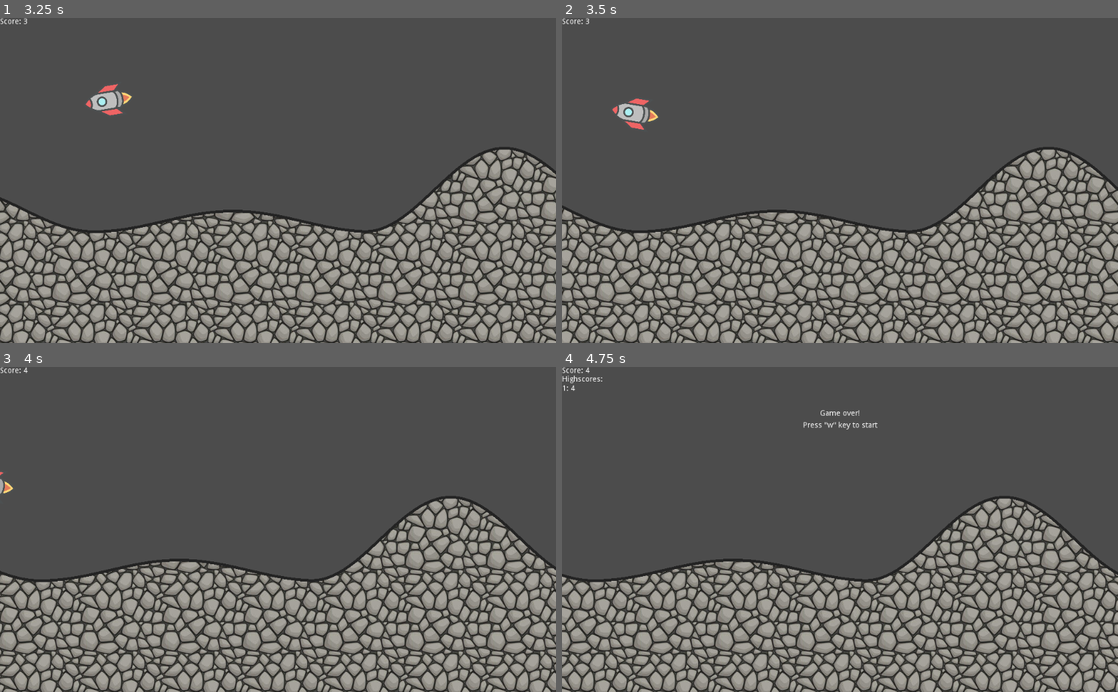
Above: before the commit, frames 1-4 (two rows, left to right).
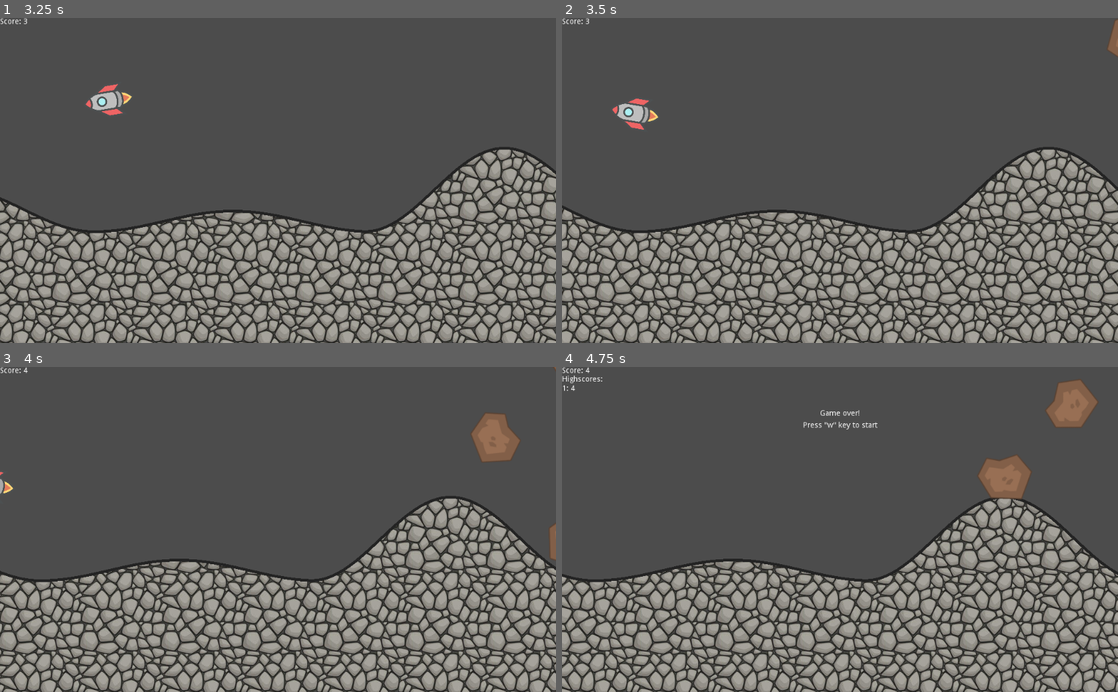
Above: after the commit, the same moments.

Repository: marcmos/space-shooter
Game: Godot game, scene res://Game.tscn
Same seed, same stepped clock (60 frames per second), same inputs: the game is played once before the commit and once after it.
Inputs:
- Up to frame 1 (3.25 s): tap W (up) at 0.5 s; hold D (right) 0.53-1.28 s; hold Space (shoot) 0.53-1.28 s; hold A (left) 1.28-2.03 s; tap Space (shoot) at 1.35, 2.85 s; hold D (right) 2.03-2.78 s; hold Space (shoot) 2.03-2.78 s; hold W (up) from 2.78 s (still down)
- Up to frame 2 (3.5 s): keep holding W (up)
- Up to frame 3 (4 s): release W (up) at 3.53 s; hold A (left) from 3.53 s (still down); hold Space (shoot) from 3.53 s (still down)
- Up to frame 4 (4.75 s): keep holding A (left); tap W (up) at 4.25 s; release Space (shoot) at 4.28 s; tap Space (shoot) at 4.35 s

Frame 1 is identical in both runs. In frame 2, 0.1% of the frame differs, in the area x 98-100%, y 0-12%; in frame 3, 1.0%; in frame 4, 1.9%, in the area x 74-97%, y 4-41%.

Commit message:
Use layers to detect bullet collision

Diff:
--- a/Level.gd
+++ b/Level.gd
@@ -27,7 +27,7 @@
 func spawn_mob():
 	var mob = Mob.instance()
 
-	mob.position = Vector2($Player.position.x + rand_range(1000, 5000), -rand_range(100, 200))
+	mob.position = Vector2($Player.position.x + get_viewport().size.x, -rand_range(100, 200))
 	mob.linear_velocity = Vector2(-rand_range(score() + 200, score() * 2), rand_range(0, 200))
 	mob.angular_velocity = rand_range(-2, 2)
 
@@ -59,6 +59,7 @@
 		game_started = true
 		emit_signal("game_started")
 		$Player.gravity_scale = 0.1
+		$MobTimer.start()
 
 func _on_Player_body_entered(body):
 	game_over_condition()
--- a/Level.tscn
+++ b/Level.tscn
@@ -15,7 +15,6 @@
 Mob = ExtResource( 2 )
 
 [node name="MobTimer" type="Timer" parent="."]
-autostart = true
 
 [node name="Terrain" type="StaticBody2D" parent="."]
 script = ExtResource( 3 )
--- a/Mob.gd
+++ b/Mob.gd
@@ -3,6 +3,6 @@
 signal hit
 
 func _on_Mob_body_entered(body):
-	if body.name.begins_with("@PlayerBullet"):
+	if body.get_collision_layer_bit(1):
 		emit_signal("hit")
 		queue_free()
--- a/PlayerBullet.gd
+++ b/PlayerBullet.gd
@@ -1,4 +1,4 @@
-extends KinematicBody2D
+extends RigidBody2D
 
 var vel = Vector2()
 export var speed = 1000
@@ -16,3 +16,6 @@
 
 func _on_LifetimeTimer_timeout():
 	queue_free()
+
+func _on_PlayerBullet_body_entered(body):
+	queue_free()
--- a/PlayerBullet.tscn
+++ b/PlayerBullet.tscn
@@ -7,7 +7,9 @@
 radius = 4.59415
 height = 28.9097
 
-[node name="PlayerBullet" type="KinematicBody2D"]
+[node name="PlayerBullet" type="RigidBody2D"]
+collision_layer = 2
+mode = 3
 script = ExtResource( 1 )
 
 [node name="Sprite" type="Sprite" parent="."]
@@ -19,4 +21,5 @@
 [node name="LifetimeTimer" type="Timer" parent="."]
 autostart = true
 
+[connection signal="body_entered" from="." to="." method="_on_PlayerBullet_body_entered"]
 [connection signal="timeout" from="LifetimeTimer" to="." method="_on_LifetimeTimer_timeout"]
